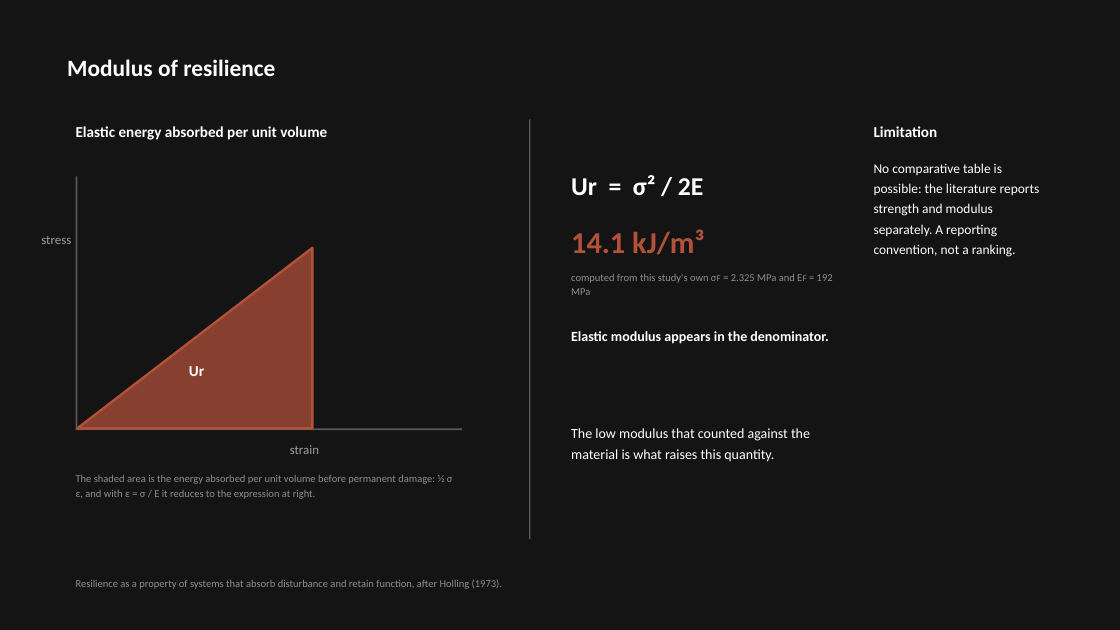
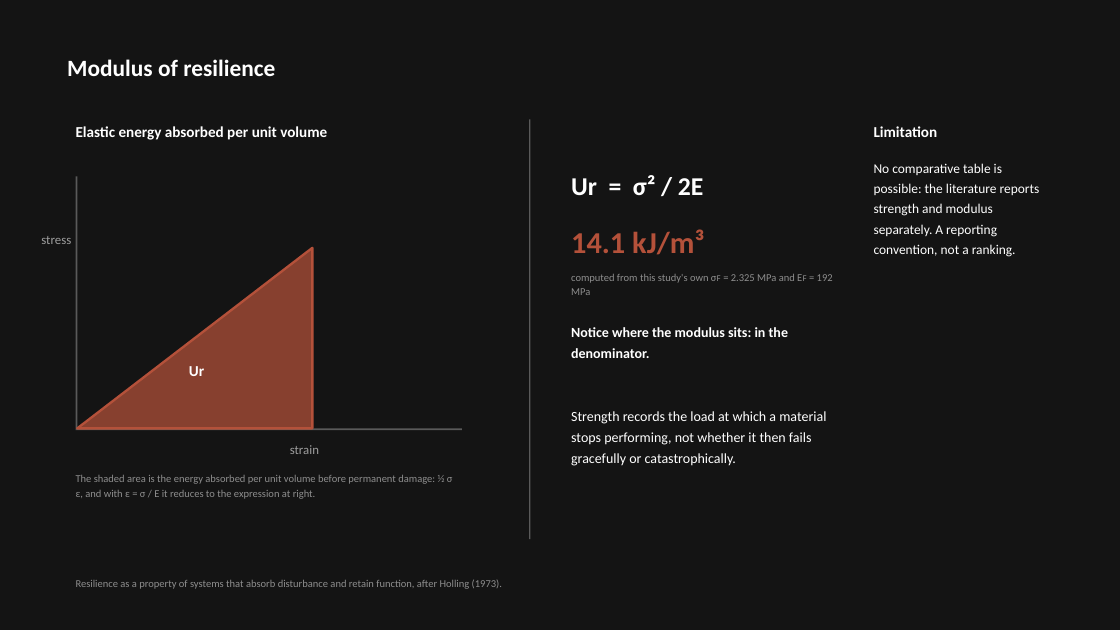
Before and after one commit to bunal91/sanat-ve-mekan, a slide deck: slide 23 of konferans-bildirisi/06-sunum/ICSMMEP26_Presentation_Unal.pptx. Drawn at 1120x630 pixels with LibreOffice and Linux fonts; fonts in the diff are those of the drawing. Boxes give left, top, right and bottom in pixels: in the first picture for what was removed or moved away, otherwise in the second. Text is boxed around its words. In the diff, an @@ line names an element or a change of style, - is before the commit and + after.

```diff
--- a/konferans-bildirisi/06-sunum/ICSMMEP26_Presentation_Unal.pptx
+++ b/konferans-bildirisi/06-sunum/ICSMMEP26_Presentation_Unal.pptx
@@ text at [571, 327, 788, 358]: text changed @@
-Elastic modulus appears in the denominator.
+Notice where the modulus sits: in the denominator.
@@ text at [571, 411, 826, 466]: text changed @@
-The low modulus that counted against the material is what raises this quantity.
+Strength records the load at which a material stops performing, not whether it then fails gracefully or catastrophically.
```
Also in this commit, not shown: 23 other slides changed, 6 other files.
